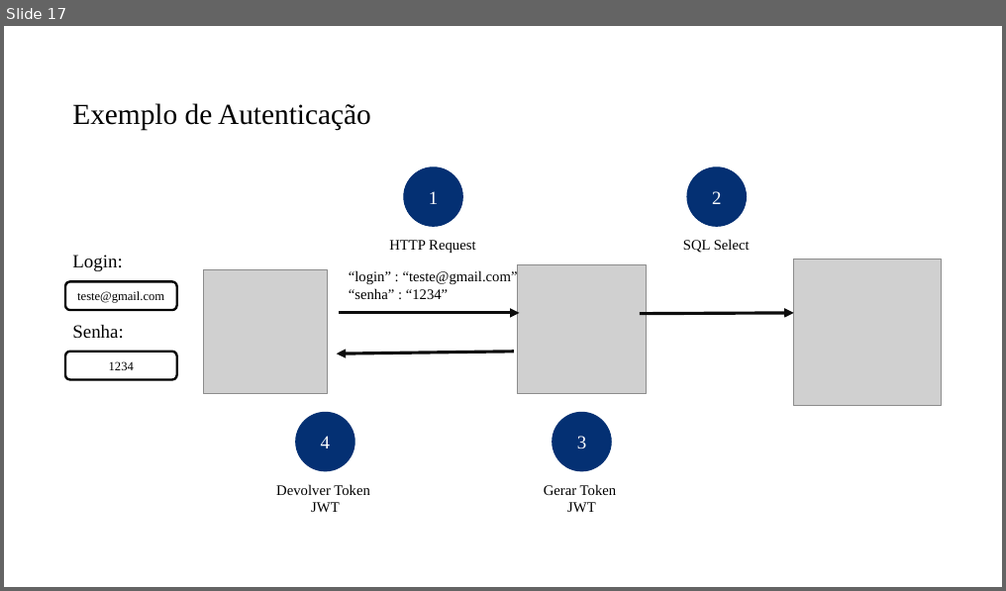
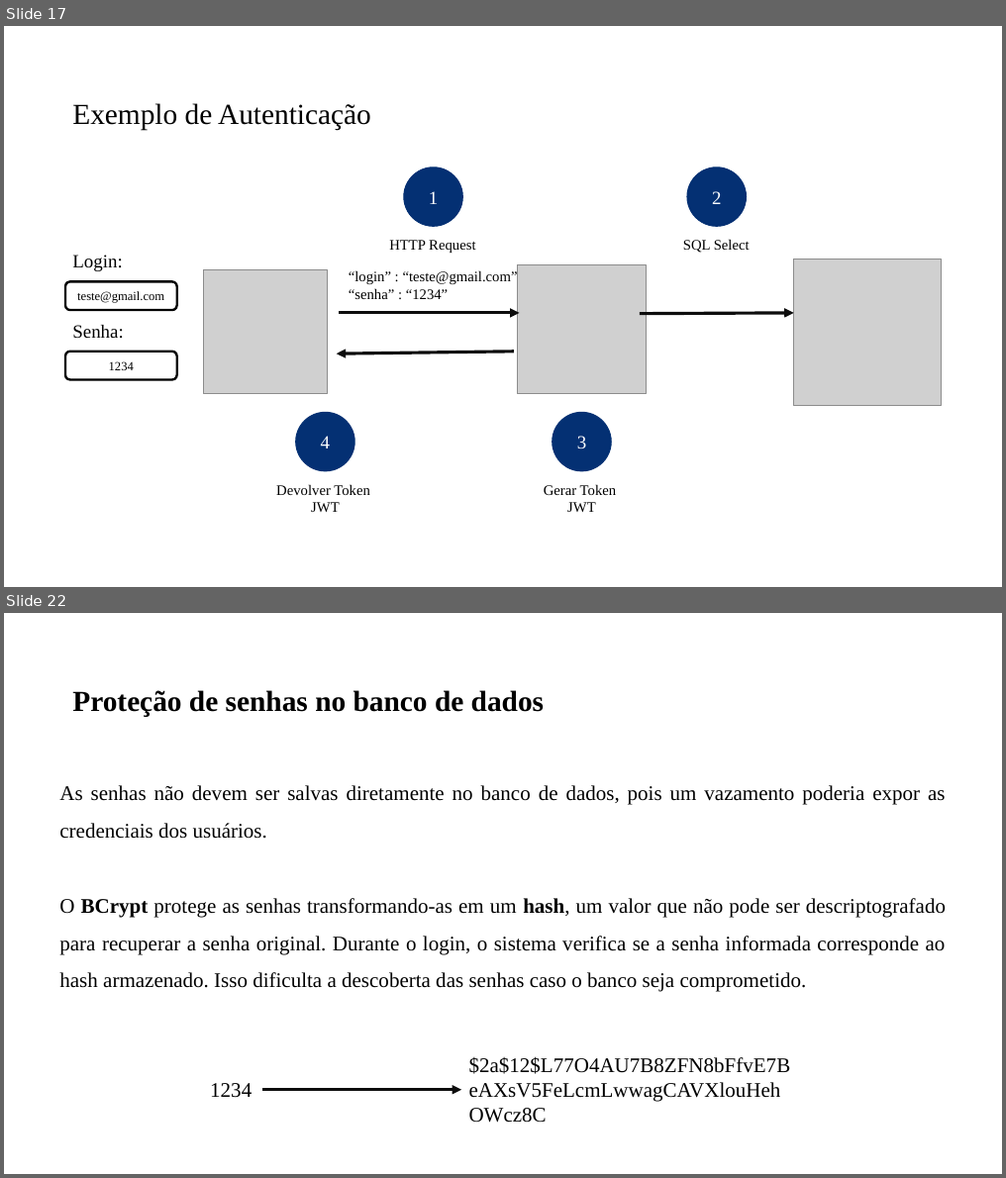
Before and after one commit to PedroMiho/UMC, a slide deck: engenharia-software/software-corporativo/boas-praticas/aula-06-spring-security/spring-security.pptx. Shown one above the other, each under a label of ours: slide 17 before the commit, slides 17 and 22 after it; the slides between them are not shown. The pictures are 1006x591 and 1006x1178 pixels, drawn with LibreOffice and Linux fonts; fonts in the diff are those of the drawing; grey boxes stand for pictures; background and template pictures are left out. Boxes give left, top, right and bottom in pixels: in the first picture for what was removed or moved away, otherwise in the second. Text is boxed around its words. In the diff, an @@ line names an element or a change of style, - is before the commit and + after.

```diff
--- a/engenharia-software/software-corporativo/boas-praticas/aula-06-spring-security/spring-security.pptx
+++ b/engenharia-software/software-corporativo/boas-praticas/aula-06-spring-security/spring-security.pptx
@@ slide 22 added at <box>4,613,1002,1174</box>, background #FFFFFF @@
@@ title added at <box>72,690,544,717</box>, 28 pt, text #000000, bold @@
+Proteção de senhas no banco de dados
@@ text added at <box>59,785,945,992</box>, 20 pt, text #000000 @@
+As senhas não devem ser salvas diretamente no banco de dados, pois um vazamento poderia expor as credenciais dos usuários.
+O BCrypt protege as senhas transformando-as em um hash, um valor que não pode ser descriptografado para recuperar a senha original. Durante o login, o sistema verifica se a senha informada corresponde ao hash armazenado. Isso dificulta a descoberta das senhas caso o banco seja comprometido.
@@ text added at <box>469,1057,791,1074</box>, 20 pt, text #000000 @@
+$2a$12$L77O4AU7B8ZFN8bFfvE7BeAXsV5FeLcmLwwagCAVXlouHehOWcz8C
@@ text added at <box>210,1083,252,1098</box>, 20 pt, text #000000 @@
+1234
@@ arrow added from (263, 1090) to (461, 1090), #0D0D0D 3 pt @@
```
Also in this commit, not shown: 1 slide changed, 4 other slides added, 3 other files.
